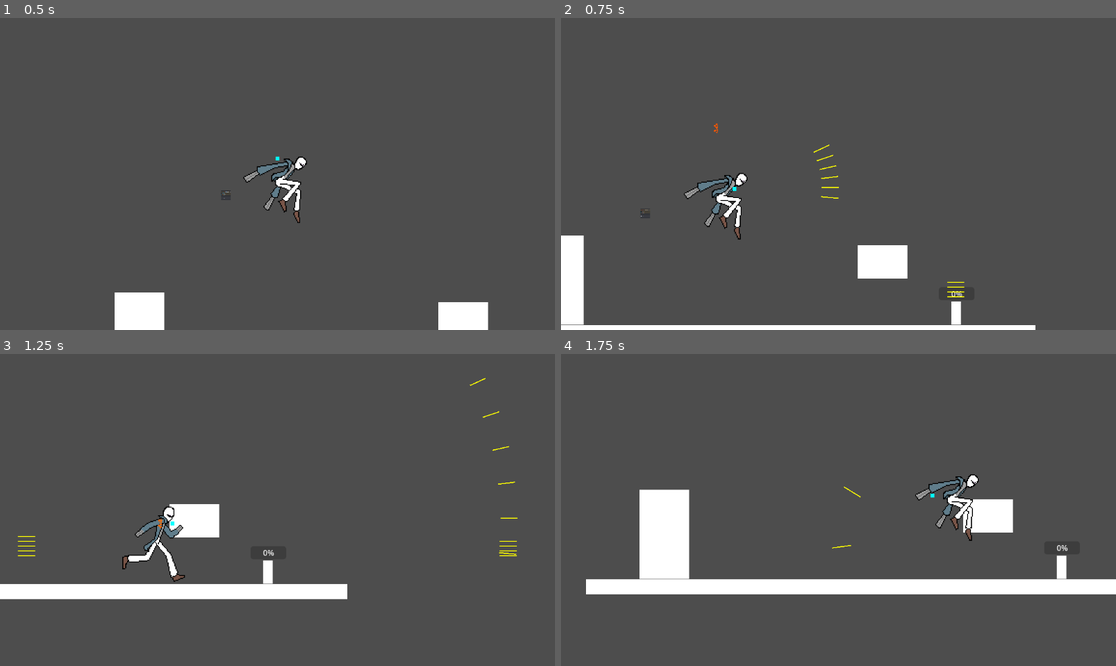
Above: before the commit, frames 1-4 (two rows, left to right).
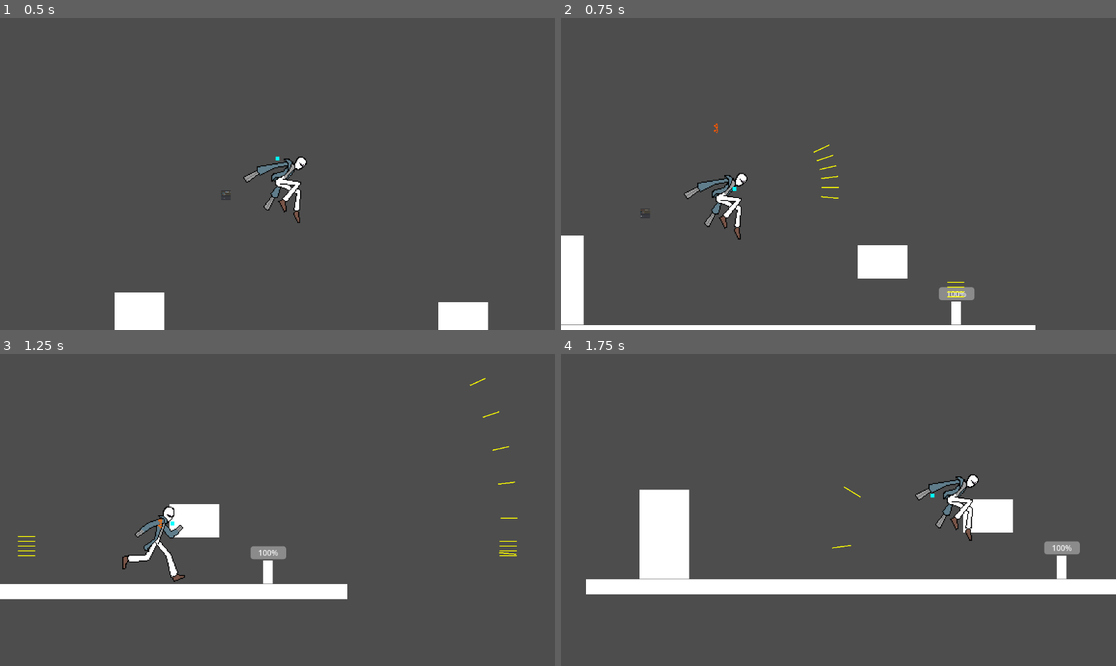
Above: after the commit, the same moments.

Repository: cruel-unusual-media/shotgun-hands
Game: Godot game, scene res://Levels/Playground/playground_player_test.tscn
Same seed, same stepped clock (60 frames per second), same inputs: the game is played once before the commit and once after it. This scene is started directly instead of the project's main scene.
Inputs (mouse positions are in pixels of both pictures, inside the frame that each line leads up to):
- Up to frame 1 (0.5 s): no input
- Up to frame 2 (0.75 s): move the mouse to (960, 158) at 0.52 s; press the mouse at (960, 158) at 0.53 s; hold D (move_right) from 0.53 s (still down)
- Up to frame 3 (1.25 s): keep holding D (move_right); tap W (move_jump) at 0.77 s
- Up to frame 4 (1.75 s): keep holding D (move_right); move the mouse to (727, 525) at 1.27 s; release the mouse at (727, 525) at 1.28 s; tap F (fire_melee) at 1.35 s; tap W (move_jump) at 1.52 s

Frame 1 is identical in both runs. In frame 2, 0.2% of the frame differs, in the area x 68-75%, y 86-91%; in frame 3, 0.3%, in the area x 45-52%, y 61-66%; in frame 4, 0.3%.

Commit message:
Fixed Health component bug
Fixed bug where health component would initialise with 0 health

Diff:
--- a/Actors/Shared/health_component.gd
+++ b/Actors/Shared/health_component.gd
@@ -9,7 +9,7 @@
 
 # Called when the node enters the scene tree for the first time.
 func _ready() -> void:
-	pass # Replace with function body.
+	health_cur = health_max
 
 
 # Called every frame. 'delta' is the elapsed time since the previous frame.
